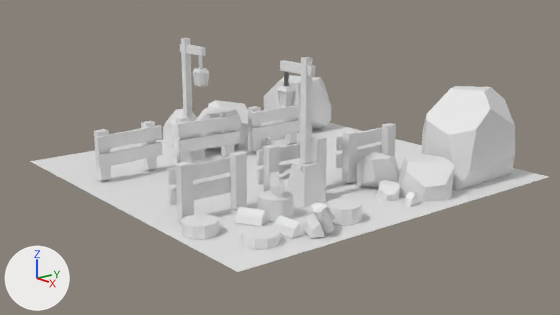
Renders of the Blender file portal.blend from each side of a commit.
Camera for both pictures: the file's camera 'Camera'. Every picture has the same lights, and +X, +Y and +Z are marked at lower left.

Names of what the first picture shows: 'FenceL1', 'FenceL2', 'FenceL3', 'FenceR1', 'FenceR2', 'FenceR3', 'Floor', 'LampBase', 'LampPole', 'RockL2-2', 'RockL3-2', 'RockL5-4', 'RockL6-3', 'RockR1-3', 'RockR2-2', 'RockR3-1', 'RockR4-4', 'RockR5-1', 'RockR6-3'.
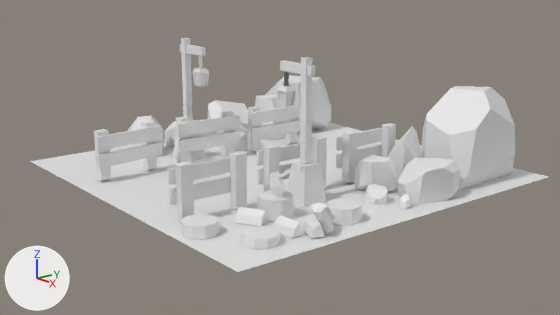
Commit message: rearrange rocks (again)

Changed parts and their boxes [x1, y1, x2, y2] in the pictures (560 x 315 px):
```json
{"object": "RockR3-1", "change": "moved, turned", "before": [398, 153, 455, 201], "after": [397, 158, 460, 205]}
{"object": "RockR4-4", "change": "moved", "before": [357, 152, 399, 188], "after": [355, 155, 397, 192]}
{"object": "RockR2-2", "change": "rescaled", "before": [397, 163, 403, 176], "after": [387, 126, 422, 181]}
{"object": "RockL5-4", "change": "moved, rescaled", "before": [196, 107, 245, 151], "after": [164, 120, 215, 147], "on screen": "38% shorter"}
{"object": "RockL6-3", "change": "moved", "before": [163, 109, 197, 148], "after": [125, 116, 165, 150]}
{"object": "RockR5-1", "change": "moved", "before": [376, 180, 400, 201], "after": [364, 184, 388, 205]}
{"object": "RockL2-2", "change": "rescaled", "before": [261, 119, 285, 140], "after": [255, 94, 285, 140]}
{"object": "RockL3-2", "change": "moved, rescaled", "before": [261, 137, 270, 146], "after": [216, 125, 248, 152]}
{"object": "RockR6-3", "change": "moved", "before": [405, 192, 419, 207], "after": [399, 194, 413, 210]}
```

Scene script edits in JSON lines:
```json
{"op": "set", "path": "ob_rockr5_1.location", "old": "(1.443, 0.172, 0.0)", "new": "(1.457, -0.008, 0.0)"}
{"op": "set", "path": "ob_rockl3_2.location", "old": "(-1.004, 0.509, 0.0)", "new": "(-1.074, 0.162, 0.0)"}
{"op": "set", "path": "ob_rockl3_2.scale", "old": "(0.0889, 0.0889, 0.0889)", "new": "(0.185, 0.185, 0.185)"}
{"op": "set", "path": "ob_rockr6_3.location", "old": "(1.712, 0.177, 0.0)", "new": "(1.732, 0.077, 0.0)"}
{"op": "set", "path": "ob_rockl5_4.location", "old": "(-1.183, -0.026, 0.0)", "new": "(-1.583, -0.183, 0.0)"}
{"op": "set", "path": "ob_rockl5_4.scale", "old": "(0.237, 0.237, 0.237)", "new": "(0.237, 0.237, 0.138)"}
{"op": "set", "path": "ob_rockl2_2.scale", "old": "(0.178, 0.178, 0.12)", "new": "(0.178, 0.178, 0.26)"}
{"op": "set", "path": "ob_rockr3_1.location", "old": "(1.584, 0.546, 0.0)", "new": "(1.658, 0.453, 0.0)"}
{"op": "set", "path": "ob_rockr3_1.rotation_euler", "old": "(0.0, 0.0, -1.313)", "new": "(0.0, 0.0, -2.811)", "note": "degrees (0, 0, -75) -> degrees (0, 0, -161)"}
{"op": "set", "path": "ob_rockr2_2.scale", "old": "(0.121, 0.121, 0.121)", "new": "(0.155, 0.155, 0.294)"}
{"op": "set", "path": "ob_rockl6_3.location", "old": "(-1.651, -0.256, 0.0)", "new": "(-1.542, -0.834, 0.0)"}
{"op": "set", "path": "ob_rockr4_4.location", "old": "(1.118, 0.332, 0.0)", "new": "(1.178, 0.242, 0.0)"}
```
